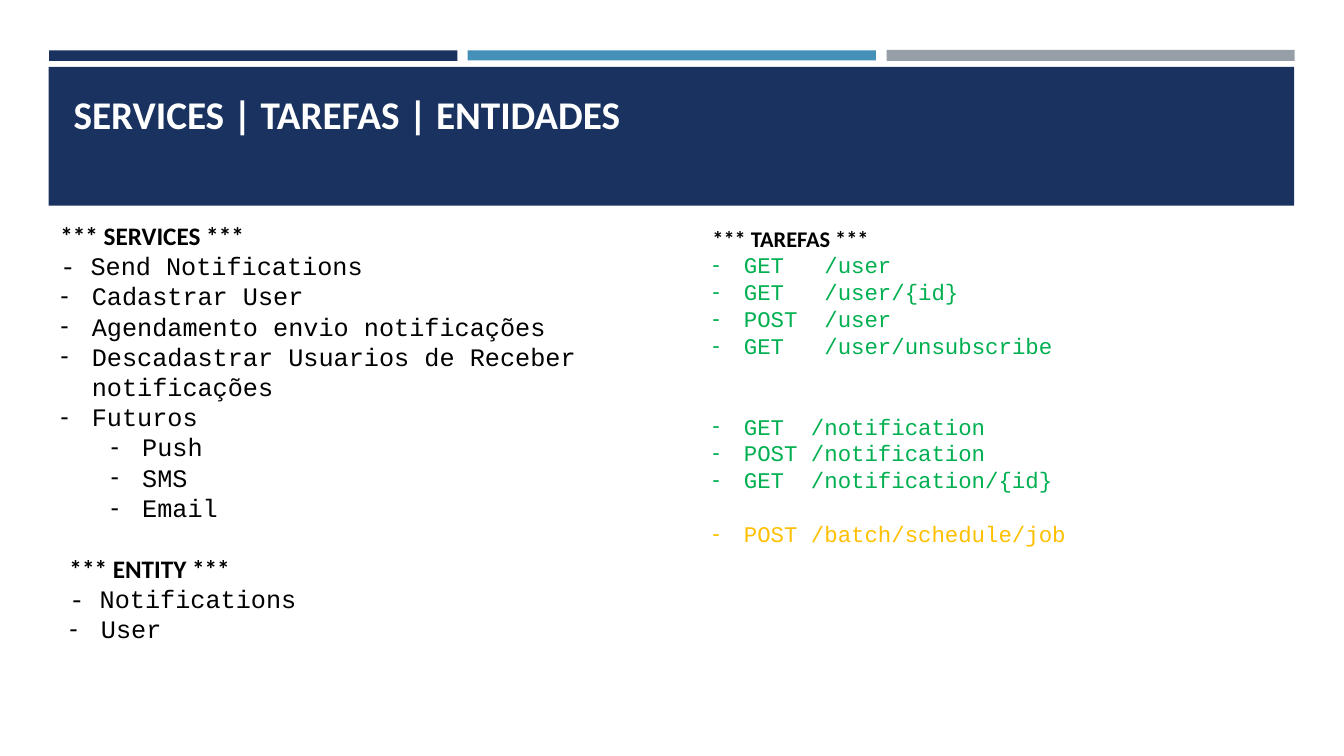
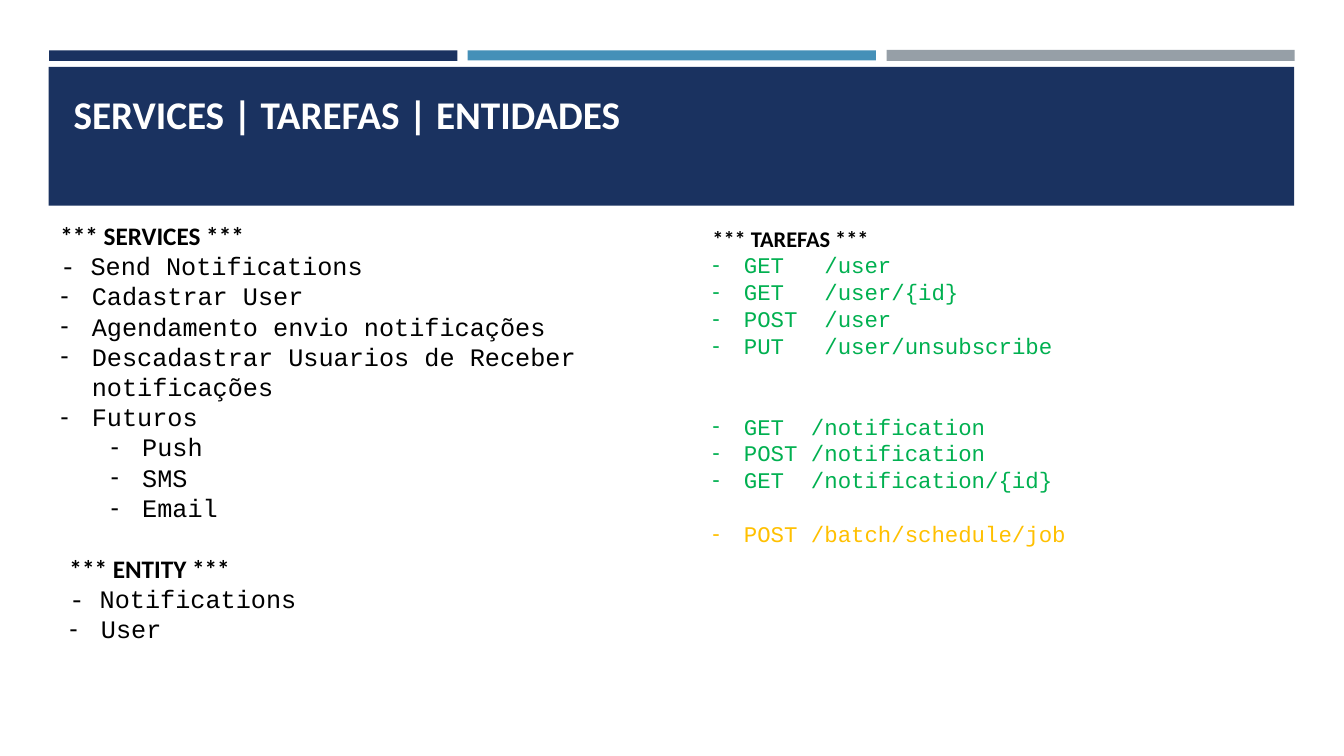
Before and after one commit to fahpsouza/notifications, a slide deck: slide 4 of docs/Notifications App.pptx (slide 3 before the commit). Drawn at 1344x756 pixels with LibreOffice and Linux fonts; fonts in the diff are those of the drawing. Boxes give left, top, right and bottom in pixels: in the first picture for what was removed or moved away, otherwise in the second. Text is boxed around its words. In the diff, an @@ line names an element or a change of style, - is before the commit and + after.

```diff
--- a/docs/Notifications App.pptx
+++ b/docs/Notifications App.pptx
@@ text at (x1=744, y1=338, x2=1052, y2=355): text changed @@
-– GET /user/unsubscribe
+– PUT /user/unsubscribe
```
Also in this commit, not shown: 1 slide added, 16 other files.
